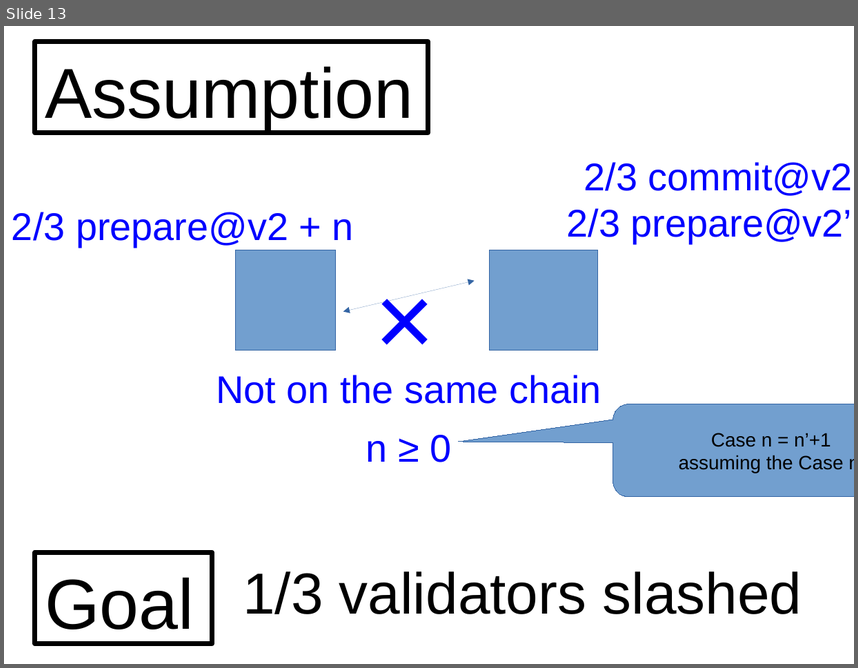
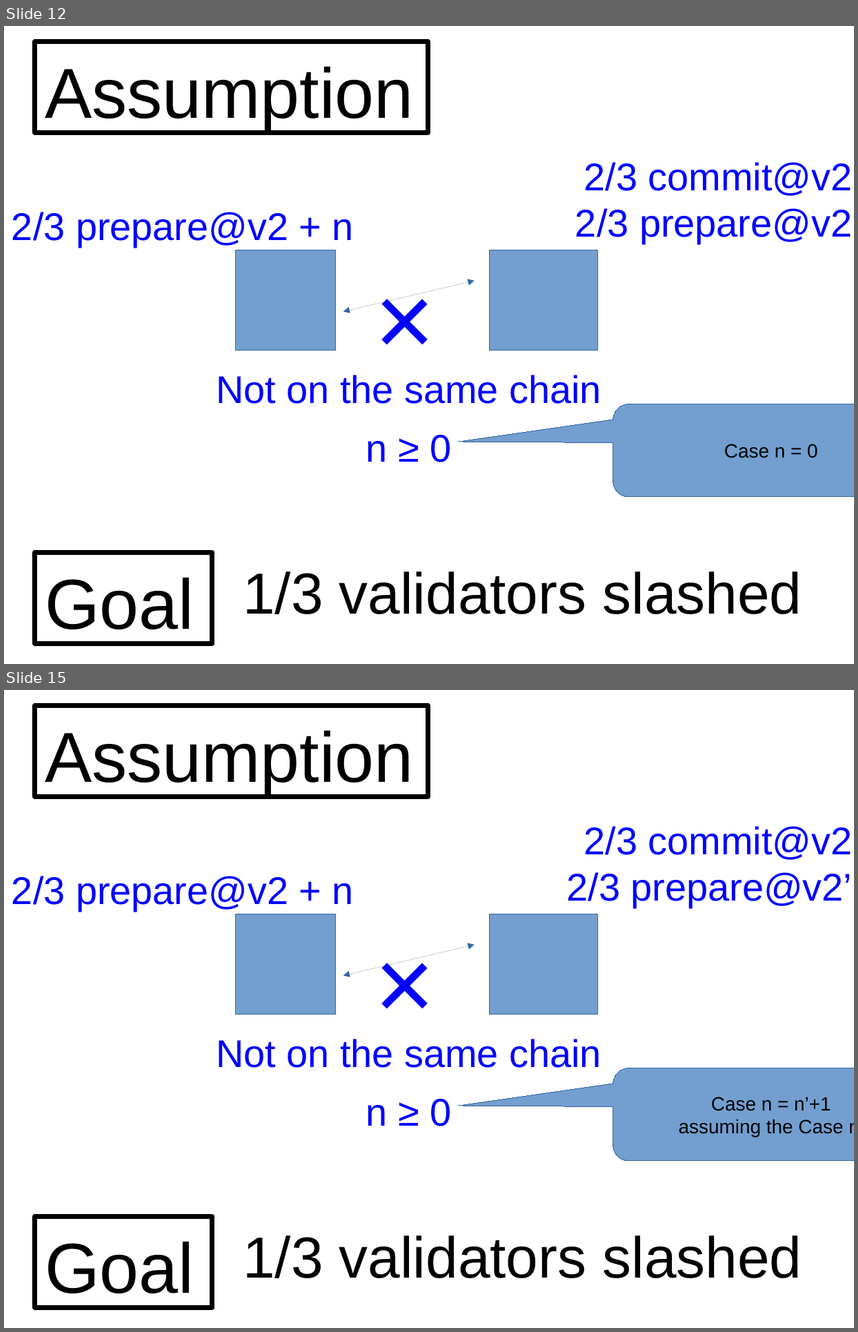
Before and after one commit to palmskog/pos, a slide deck: slide.odp. Shown one above the other, each under a label of ours: slide 13 before the commit, slides 12 and 15 after it; the slides between them are not shown. The pictures are 858x668 and 858x1332 pixels, drawn with LibreOffice and Linux fonts; fonts in the diff are those of the drawing. Boxes give left, top, right and bottom in pixels: in the first picture for what was removed or moved away, otherwise in the second. Text is boxed around its words. In the diff, an @@ line names an element or a change of style, - is before the commit and + after.

```diff
--- a/slide.odp
+++ b/slide.odp
@@ slide 12 added at [4,26,854,664], background #FFFFFF @@
@@ rectangle added at [35,41,428,132], outline #000000 4.31 pt, 66 pt, text #000000 @@
+Assumption
@@ text added at [575,162,853,243], 36 pt, text #0000FF @@
+2/3 commit@v2
+2/3 prepare@v2
@@ text added at [12,212,354,247], 36 pt, text #0000FF @@
+2/3 prepare@v2 + n
@@ rectangle added at [235,250,336,350], fill #729FCF, outline #3465A4 0 pt @@
@@ text added at [351,250,459,388], 96 pt, text #0000FF @@
+×
@@ rectangle added at [490,250,598,350], fill #729FCF, outline #3465A4 0 pt @@
@@ double arrow added from (343, 312) to (475, 281), #3465A4 0 pt @@
@@ text added at [216,374,602,403], 36 pt, text #0000FF @@
+Not on the same chain
@@ rounded speech box added at [613,404,854,497], fill #729FCF, outline #3465A4 0 pt, 18 pt, text #000000 @@
+Case n = 0
@@ text added at [366,434,451,462], 36 pt, text #0000FF @@
+n ≥ 0
@@ rectangle added at [35,552,212,643], outline #000000 4.31 pt, 66 pt, text #000000 @@
+Goal
@@ text added at [243,571,802,614], 54 pt, text #000000 @@
+1/3 validators slashed
@@ what was slide 13 is now slide 15 @@
```
Also in this commit, not shown: 3 slides changed, 1 other slide added.
